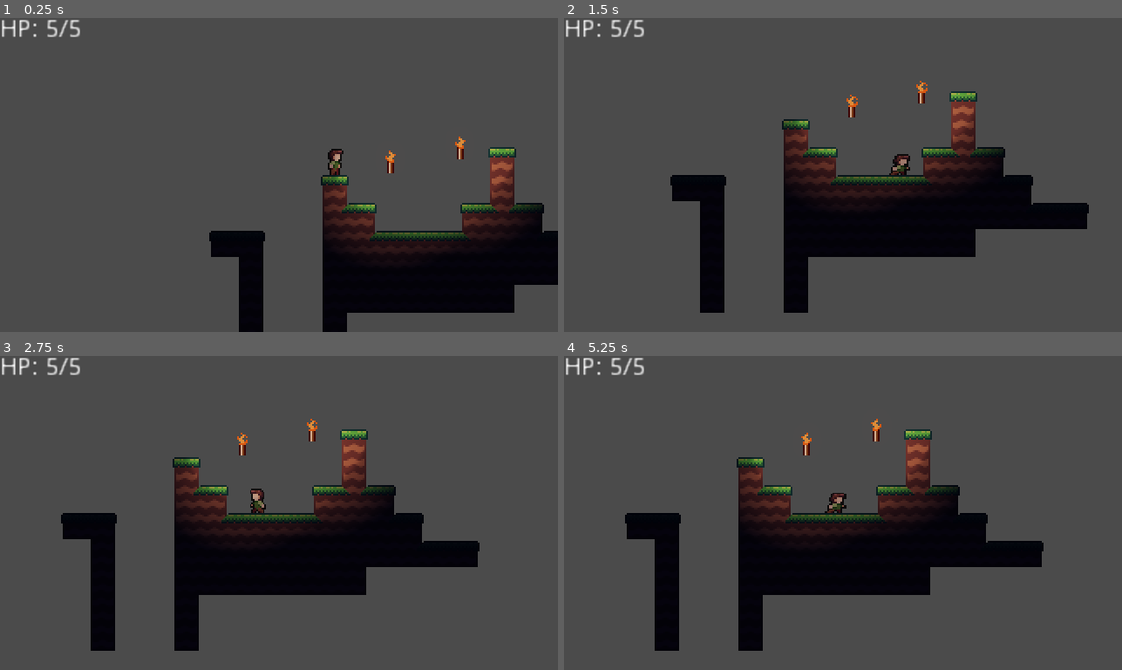
Above: before the commit, frames 1-4 (two rows, left to right).
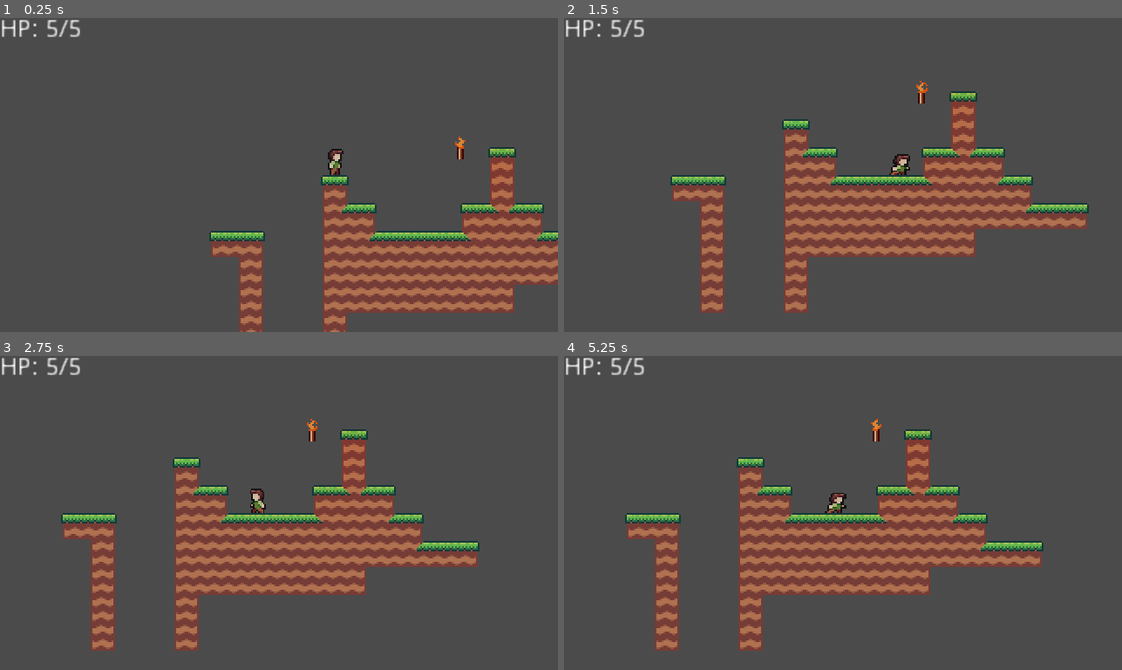
Above: after the commit, the same moments.

Repository: jasonrobwebster/Cave
Game: Godot game, scene res://scenes/debug.tscn
Two runs of this game, one before a commit and one after it. Both use one fixed random seed, a clock stepped at 60 frames per second and the inputs below.
Inputs:
- Up to frame 1 (0.25 s): no input
- Up to frame 2 (1.5 s): hold Right (ui_right) from 0.53 s (still down); tap Space (jump) at 0.77 s
- Up to frame 3 (2.75 s): tap Space (jump) at 1.52 s; release Right (ui_right) at 2.03 s; hold Left (ui_left) from 2.03 s (still down)
- Up to frame 4 (5.25 s): release Left (ui_left) at 2.78 s; hold Right (ui_right) 2.78-4.28 s; tap Space (jump) at 3.02, 3.77, 4.52 s; hold Left (ui_left) 4.28-5.03 s; hold Right (ui_right) from 5.03 s (still down)

The runs differ from the first frame. In frame 1, 16% of the frame differs, in the area x 37-100%, y 41-100%; in frame 2, 18%; in frame 3, 18%; in frame 4, 18%, in the area x 10-86%, y 23-94%.

Commit message:
Update debug.tscn

Diff:
--- a/scenes/debug.tscn
+++ b/scenes/debug.tscn
@@ -45,9 +45,3 @@
 
 [node name="Torch" parent="." instance=ExtResource( 7 )]
 position = Vector2( 144, 72 )
-
-[node name="Torch2" parent="." instance=ExtResource( 7 )]
-position = Vector2( 104, 80 )
-
-[node name="CanvasModulate" type="CanvasModulate" parent="."]
-color = Color( 0.0392157, 0.0470588, 0.207843, 1 )
